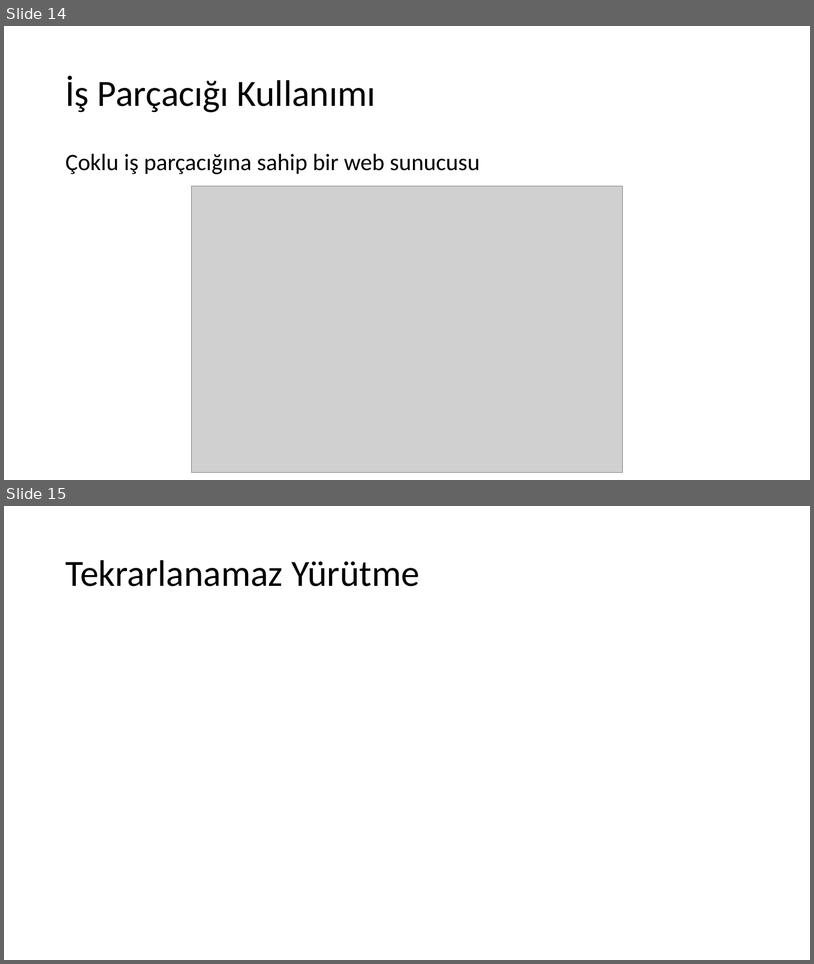
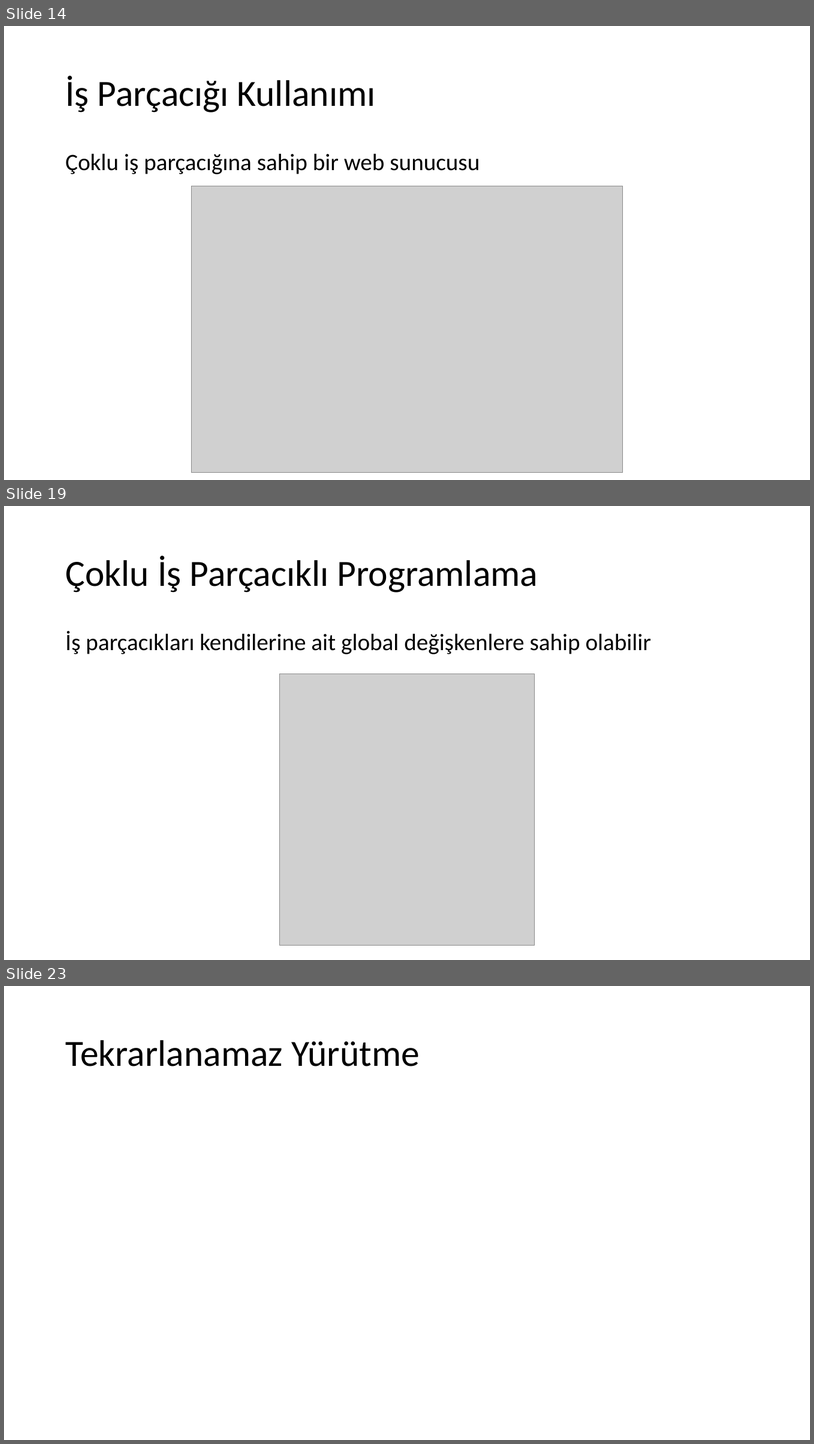
Before and after one commit to sercankulcu/sercankulcu.github.io, a slide deck: assets/teaching/os/2_Bolum_2_Surecler.pptx. Shown one above the other, each under a label of ours: slides 14 and 15 before the commit, slides 14, 19 and 23 after it; the slides between them are not shown. The pictures are 814x964 and 814x1444 pixels, drawn with LibreOffice and Linux fonts; fonts in the diff are those of the drawing; grey boxes stand for pictures. Boxes give left, top, right and bottom in pixels: in the first picture for what was removed or moved away, otherwise in the second. Text is boxed around its words. In the diff, an @@ line names an element or a change of style, - is before the commit and + after.

```diff
--- a/assets/teaching/os/2_Bolum_2_Surecler.pptx
+++ b/assets/teaching/os/2_Bolum_2_Surecler.pptx
@@ slide 19 added at box(4, 506, 810, 960), background #FFFFFF @@
@@ title added at box(65, 555, 538, 592), 44 pt, text #000000 @@
+Çoklu İş Parçacıklı Programlama
@@ text added at box(65, 631, 652, 654), 28 pt, text #000000 @@
+İş parçacıkları kendilerine ait global değişkenlere sahip olabilir
@@ picture added at box(280, 673, 534, 945) @@
@@ what was slide 15 is now slide 23 @@
```
Also in this commit, not shown: 7 other slides added, 1 other file.
